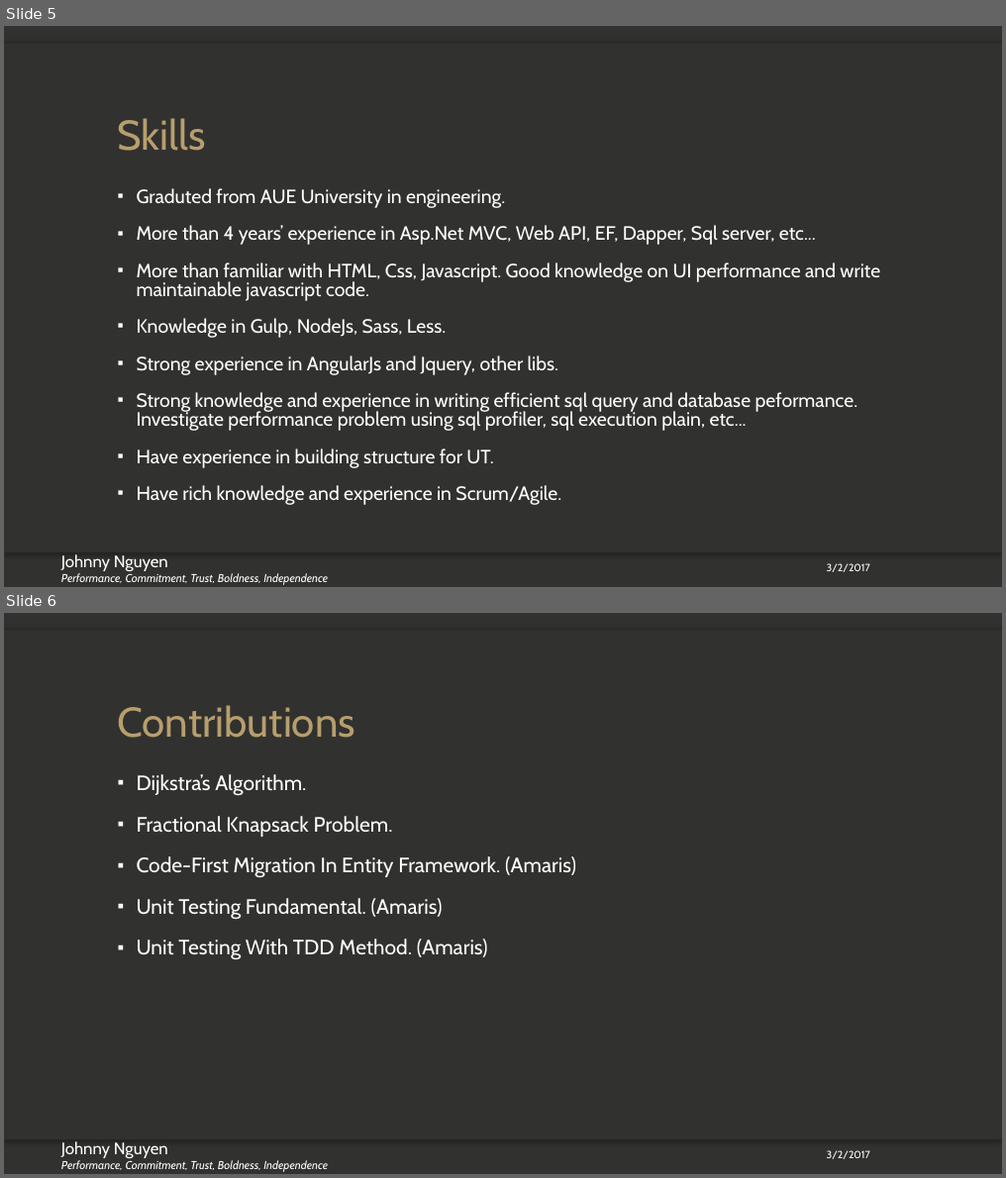
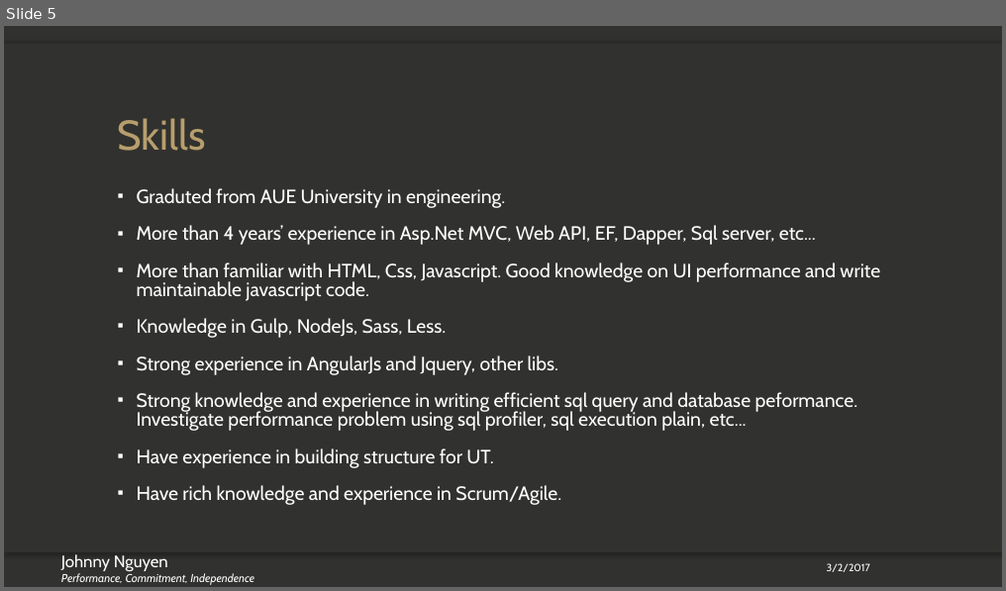
Before and after one commit to johnnynguyen2104/Algorithm_MindMap, a slide deck: Why Hire Me.pptx. Shown one above the other, each under a label of ours: slides 5 and 6 before the commit, slide 5 after it. The pictures are 1006x1178 and 1006x591 pixels, drawn with LibreOffice and Linux fonts; fonts in the diff are those of the drawing; background and template pictures are left out. Boxes give left, top, right and bottom in pixels: in the first picture for what was removed or moved away, otherwise in the second. Text is boxed around its words. In the diff, an @@ line names an element or a change of style, - is before the commit and + after.

```diff
--- a/Why Hire Me.pptx
+++ b/Why Hire Me.pptx
@@ slide 6 removed at (4, 613, 1002, 1174), background picture (left out); not listed: 3 template elements that a slide beside it also shows @@
@@ title removed at (118, 705, 355, 738) @@
-Contributions
@@ text removed at (137, 774, 576, 960) @@
-▪ Dijkstra’s Algorithm.
-▪ Fractional Knapsack Problem.
-▪ Code-First Migration In Entity Framework. (Amaris)
-▪ Unit Testing Fundamental. (Amaris)
-▪ Unit Testing With TDD Method. (Amaris)
@@ text removed at (61, 1142, 328, 1172) @@
-Johnny Nguyen
-Performance, Commitment, Trust, Boldness, Independence
@@ text removed at (827, 1151, 870, 1159) @@
-3/2/2017
@@ slide 5 changed as well @@
@@ text at (61, 573, 254, 585): text changed @@
-Performance, Commitment, Trust, Boldness, Independence
+Performance, Commitment, Independence
```
Also in this commit, not shown: 6 other slides changed, 37 other files.
